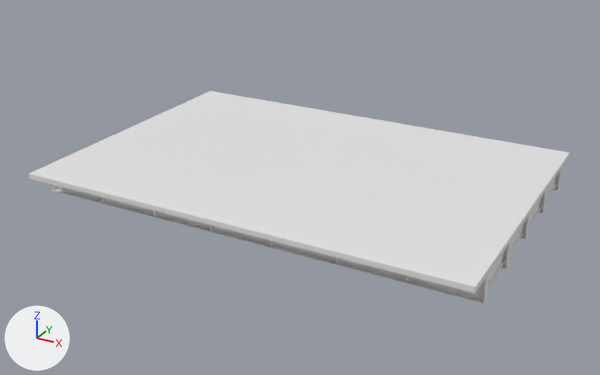
Two versions of the OBJ model IFC/Steel/Darbhanga/Sup_Str/D_20_3L_OF_S/model.obj, one commit apart.
The view is the same before and after, from a 50 mm lens placed at (26.4, -30.5, 14.7), pointed at (9.9, -0.5, -0.3). The lights are fixed; the arrows at lower left show +X, +Y and +Z. The picture after the commit comes second. Where no turn or scale is listed for an object, it has been applied to the vertices. Vertices at exactly the same position are counted once.

The first picture shows 'model'.
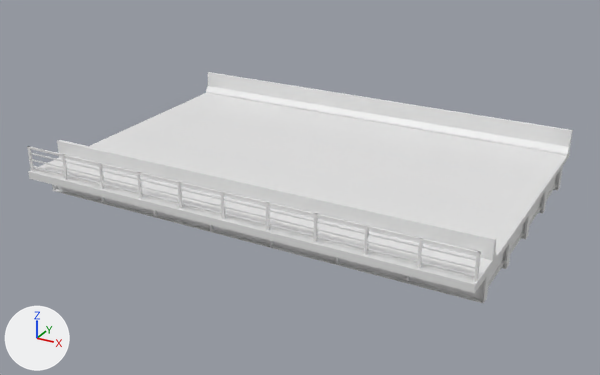
The edits, one by one:
me_model is used by ob_model.
me_model had 1924 vertices, 3460 faces and spanned x 0.0..20.0, y -6.9..6.9, z -0.5..0.8.
me_model now has 2082 vertices, 3698 faces and spans x 0.0..20.0, y -6.9..6.9, z -0.5..2.0.
me_model part 1: a new loose piece, a box spanning x 0.0..0.1, y -6.8..-6.7, z 0.85..1.95.
me_model part 2: a new loose piece, a box spanning x 1.99..2.09, y -6.8..-6.7, z 0.853..1.953.
me_model part 3: a new loose piece, a box spanning x 3.98..4.08, y -6.8..-6.7, z 0.853..1.953.
me_model part 4: a new loose piece, a box spanning x 5.97..6.07, y -6.8..-6.7, z 0.85..1.95.
me_model part 5: a new loose piece, a box spanning x 7.96..8.06, y -6.8..-6.7, z 0.85..1.95.
me_model part 6: a new loose piece, a box spanning x 9.95..10.05, y -6.8..-6.7, z 0.85..1.95.
me_model part 7: a new loose piece, a box spanning x 11.94..12.04, y -6.8..-6.7, z 0.85..1.95.
me_model part 8: a new loose piece, a box spanning x 13.93..14.03, y -6.8..-6.7, z 0.853..1.953.
me_model part 9: a new loose piece, a box spanning x 15.92..16.02, y -6.8..-6.7, z 0.85..1.95.
me_model part 10: a new loose piece, a box spanning x 17.91..18.01, y -6.8..-6.7, z 0.85..1.95.
me_model part 11: a new loose piece, a box spanning x 19.9..20.0, y -6.8..-6.7, z 0.85..1.95.
me_model part 12: a new loose piece, a box spanning x 0.0..20.0, y -6.79..-6.71, z 1.873..1.953.
me_model part 13: a new loose piece, a box spanning x 0.0..20.0, y -6.775..-6.725, z 1.028..1.078.
me_model part 14: a new loose piece, a box spanning x 0.0..20.0, y -6.775..-6.725, z 1.328..1.378.
me_model part 15: a new loose piece, a box spanning x 0.0..20.0, y -6.775..-6.725, z 1.628..1.678.
Part 16, on me_model:
19 vertices are added at x 0.0, y -6.9..6.9, z 0.8..1.9.
19 new vertices lie (20.0, 0.0, 0.0) away from vertices in x 0.0, y -6.9..6.9, z 0.8..1.9.
58 new faces join them.

Boxes [x1, y1, x2, y2] around the edits, measured in the pictures (600 x 375 px):
'model', reshaped (9% taller)
    before: [29, 91, 569, 303]
    after: [27, 72, 573, 303]
part 1 of me_model, added
    after: [27, 146, 34, 171]
part 2 of me_model, added
    after: [62, 154, 68, 180]
part 3 of me_model, added
    after: [99, 163, 105, 189]
part 4 of me_model, added
    after: [137, 172, 143, 198]
part 5 of me_model, added
    after: [178, 181, 183, 208]
part 6 of me_model, added
    after: [221, 191, 225, 219]
part 7 of me_model, added
    after: [266, 202, 270, 230]
part 8 of me_model, added
    after: [314, 213, 318, 242]
part 9 of me_model, added
    after: [364, 225, 369, 255]
part 10 of me_model, added
    after: [417, 238, 423, 268]
part 11 of me_model, added
    after: [474, 251, 481, 283]
part 12 of me_model, added
    after: [29, 147, 478, 254]
part 13 of me_model, added
    after: [32, 166, 475, 277]
part 14 of me_model, added
    after: [31, 159, 476, 269]
part 15 of me_model, added
    after: [30, 153, 480, 261]
part 16 of me_model, added
    after: [28, 72, 573, 287]
